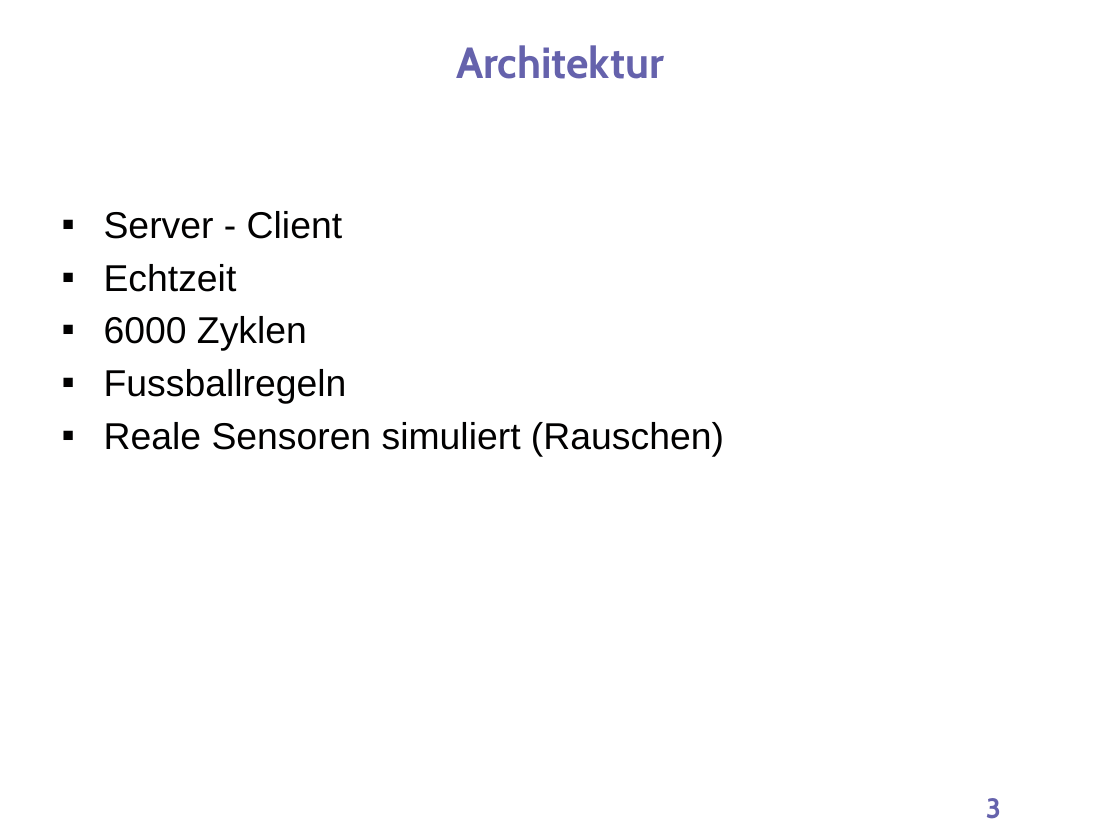
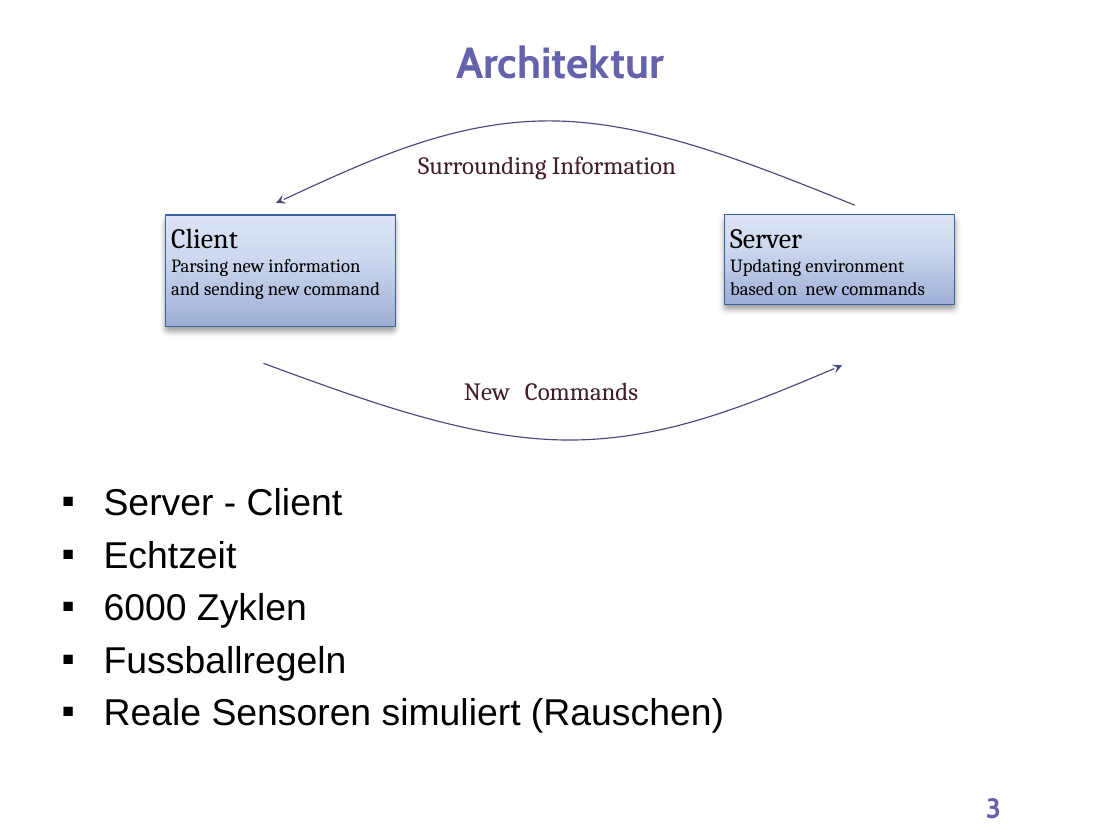
Before and after one commit to gerhardkurz/roboZen, a slide deck: slide 3 of presentation/1/praesentation1 (1).pptx. Drawn at 1120x840 pixels with LibreOffice and Linux fonts; fonts in the diff are those of the drawing; background and template pictures are left out. Boxes give left, top, right and bottom in pixels: in the first picture for what was removed or moved away, otherwise in the second. Text is boxed around its words. In the diff, an @@ line names an element or a change of style, - is before the commit and + after.

```diff
--- a/presentation/1/praesentation1 (1).pptx
+++ b/presentation/1/praesentation1 (1).pptx
@@ group added at box(166, 121, 954, 439): 2 rectangles, 2 freeform shapes, 2 texts @@
+Server
+Updating environment based on new commands
+Client
+Parsing new information and sending new command
+Surrounding Information
+New Commands
@@ text "Server - Client": place and size @@
-text "Server - Client" at box(104, 211, 724, 456)
+text "Server - Client" at box(104, 488, 724, 733)
```
Also in this commit, not shown: 1 other slide changed, 2 slides added, 2 slides removed, 1 other file.
